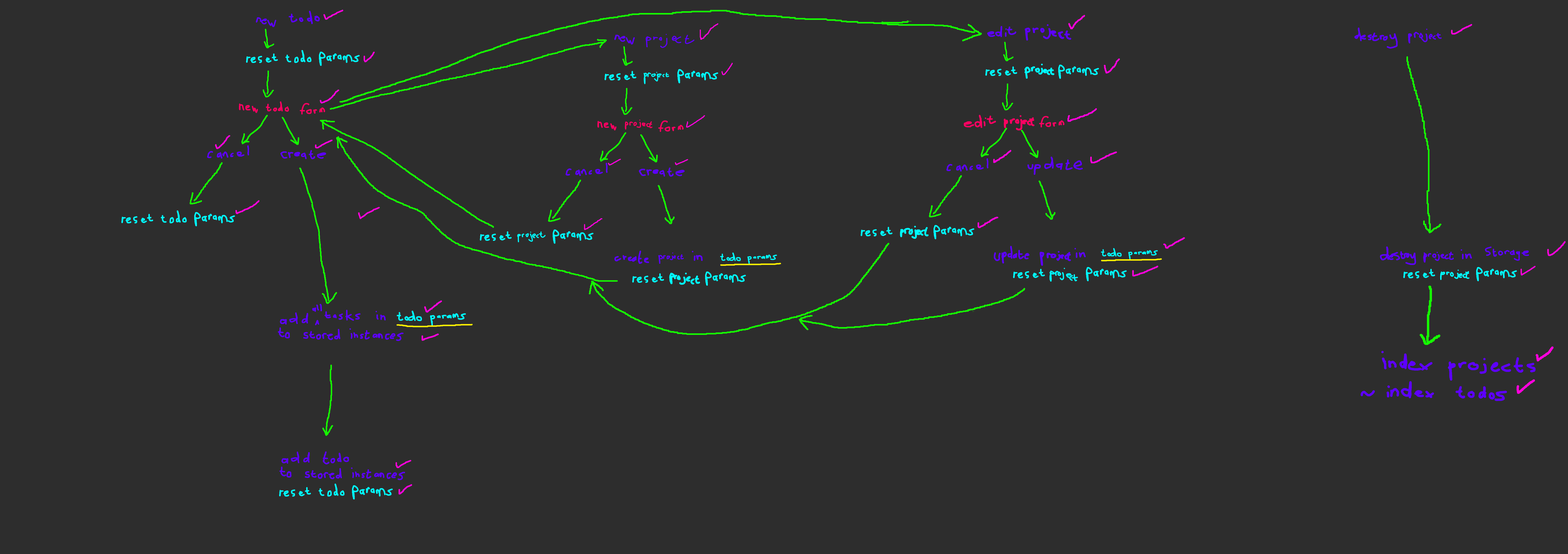
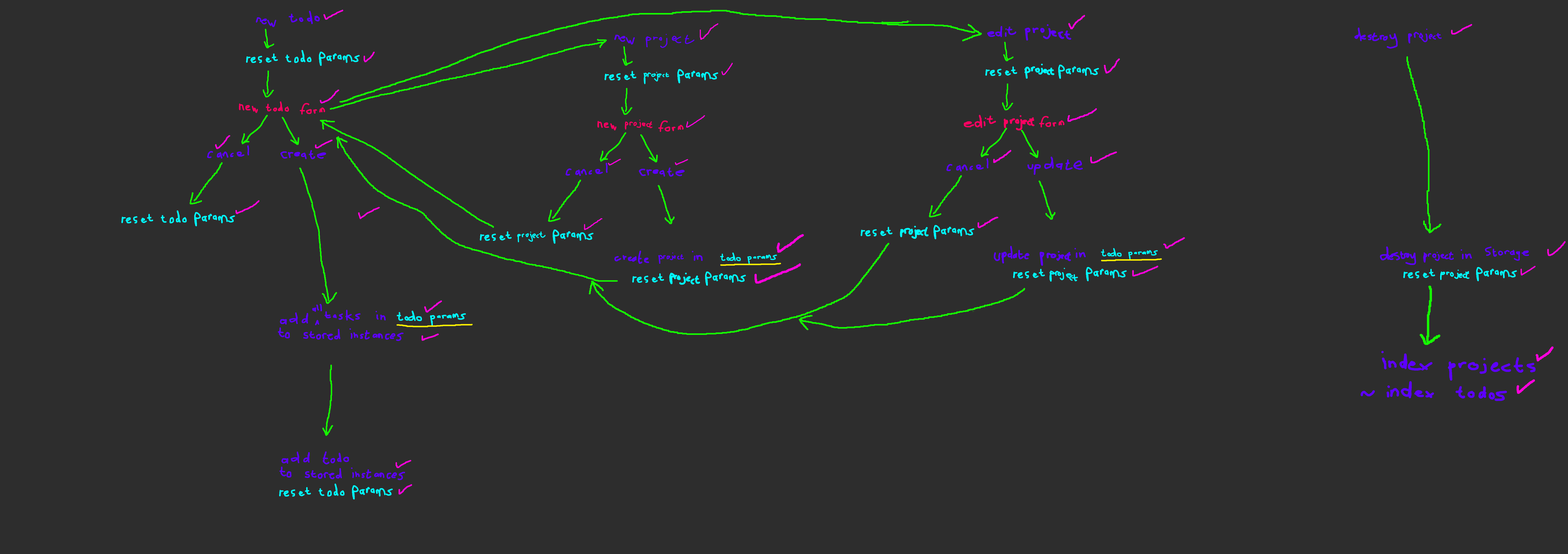
Layered file, before and after one edit (1568×554). Changes by layer:
painted on "Paint Layer 2" over (754, 234, 804, 284)
painted on "Paint Layer 1" over (754, 234, 804, 284)
